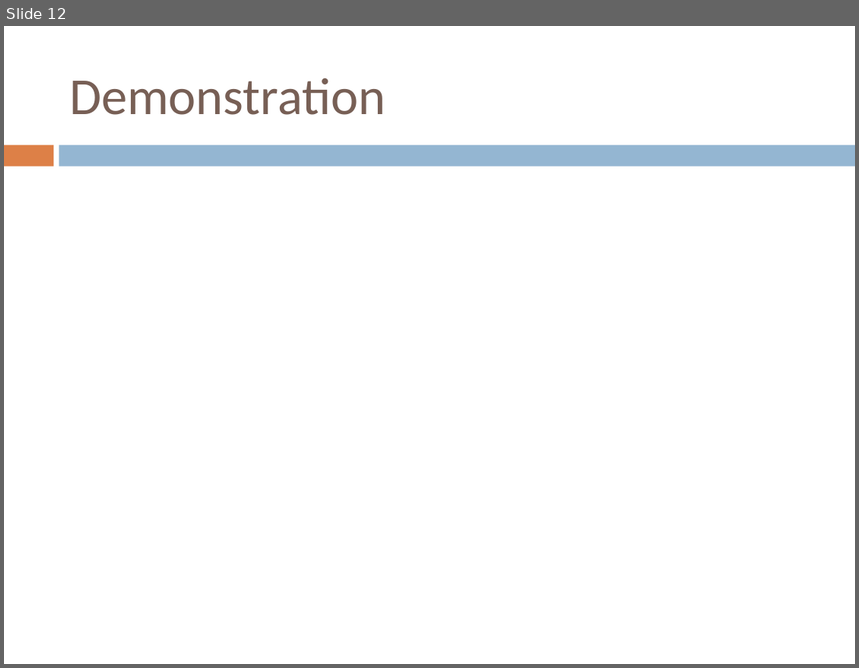
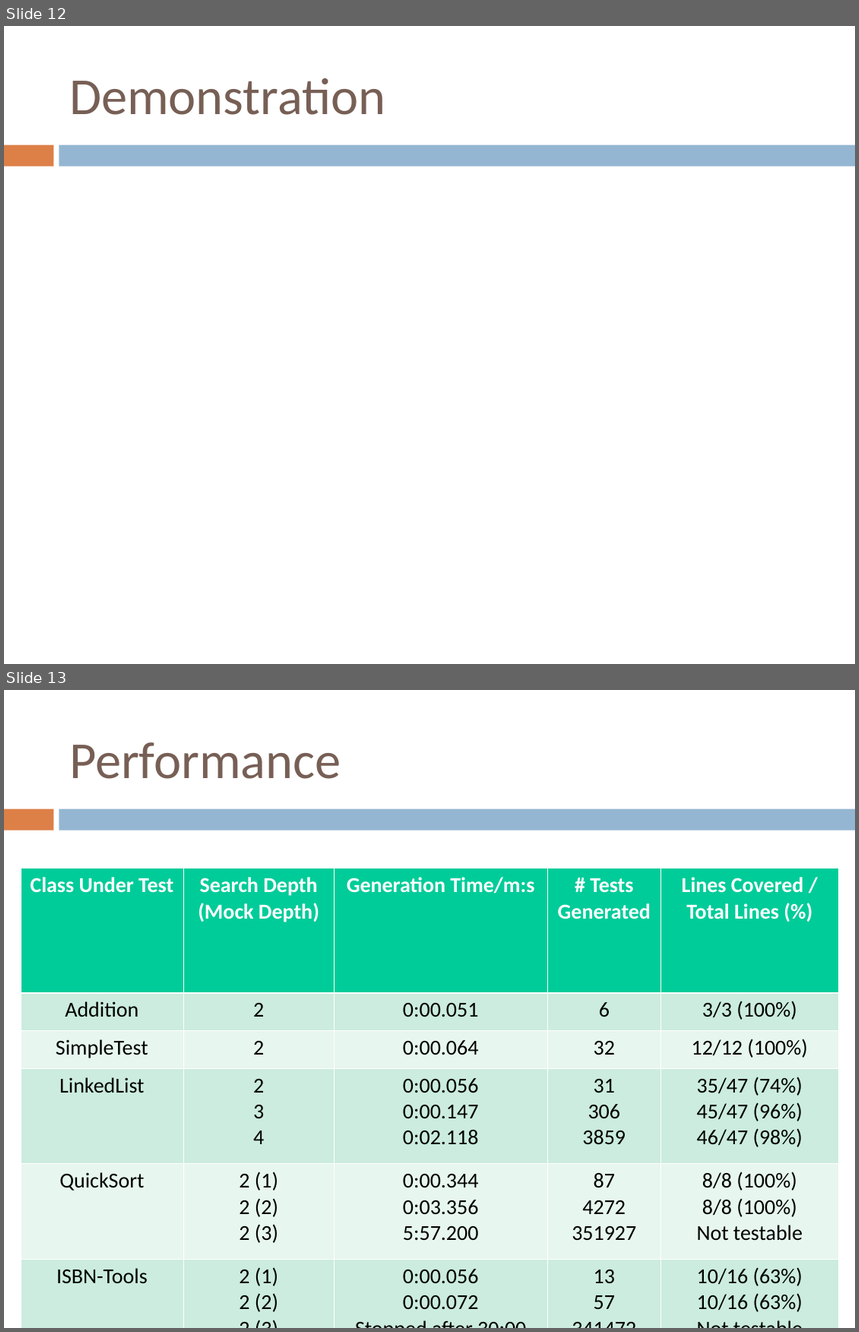
Before and after one commit to IgnoredAmbience/splats, a slide deck: docs/SpLATS.ppt. Shown one above the other, each under a label of ours: slide 12 before the commit, slides 12 and 13 after it. The pictures are 859x668 and 859x1332 pixels, drawn with LibreOffice and Linux fonts; fonts in the diff are those of the drawing. Boxes give left, top, right and bottom in pixels: in the first picture for what was removed or moved away, otherwise in the second. Text is boxed around its words. In the diff, an @@ line names an element or a change of style, - is before the commit and + after.

```diff
--- a/docs/SpLATS.ppt
+++ b/docs/SpLATS.ppt
@@ slide 13 added at [4, 690, 855, 1328], background #FFFFFF; not listed: 2 template elements that a slide beside it also shows @@
@@ text added at [69, 742, 341, 779], 44 pt, text #775F55 @@
+Performance
@@ table added at [21, 869, 838, 1315], 6 rows, 5 columns @@
+Class Under Test | Search Depth / (Mock Depth) | Generation Time/m:s | # Tests Generated | Lines Covered / Total Lines (%)
+Addition | 2 | 0:00.051 | 6 | 3/3 (100%)
+SimpleTest | 2 | 0:00.064 | 32 | 12/12 (100%)
+LinkedList | 2 / 3 / 4 | 0:00.056 / 0:00.147 / 0:02.118 | 31 / 306 / 3859 | 35/47 (74%) / 45/47 (96%) / 46/47 (98%)
+QuickSort | 2 (1) / 2 (2) / 2 (3) | 0:00.344 / 0:03.356 / 5:57.200 | 87 / 4272 / 351927 | 8/8 (100%) / 8/8 (100%) / Not testable
+ISBN-Tools | 2 (1) / 2 (2) / 2 (3) | 0:00.056 / 0:00.072 / Stopped after 30:00 | 13 / 57 / 341472 | 10/16 (63%) / 10/16 (63%) / Not testable
```
Also in this commit, not shown: 2 slides changed, 1 slide removed.
